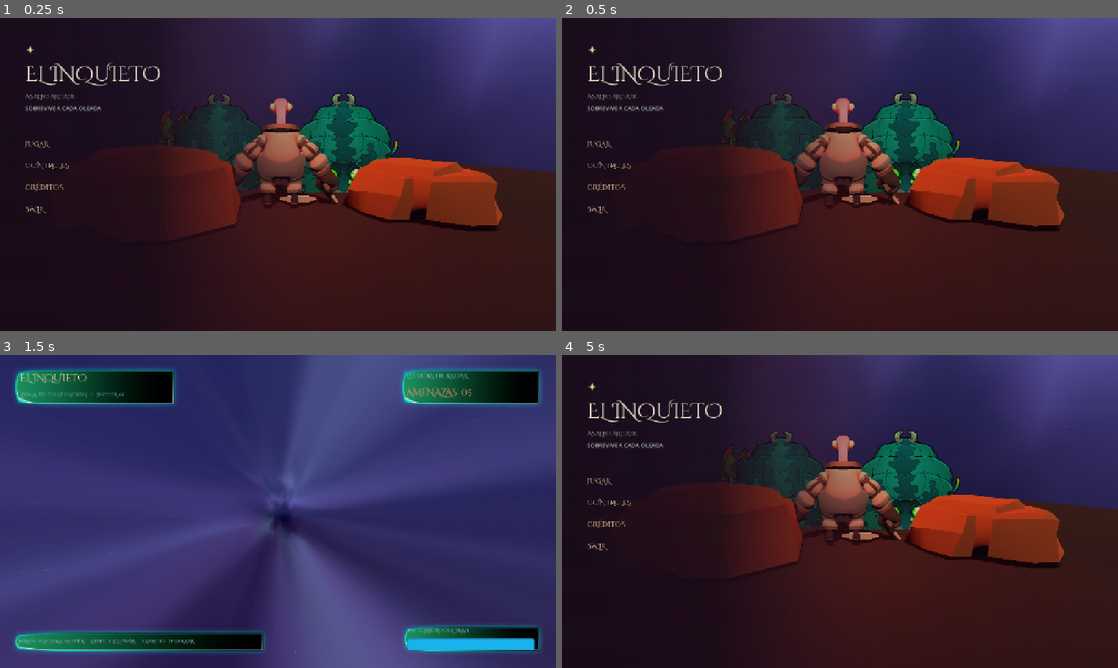
Above: before the commit, frames 1-4 (two rows, left to right).
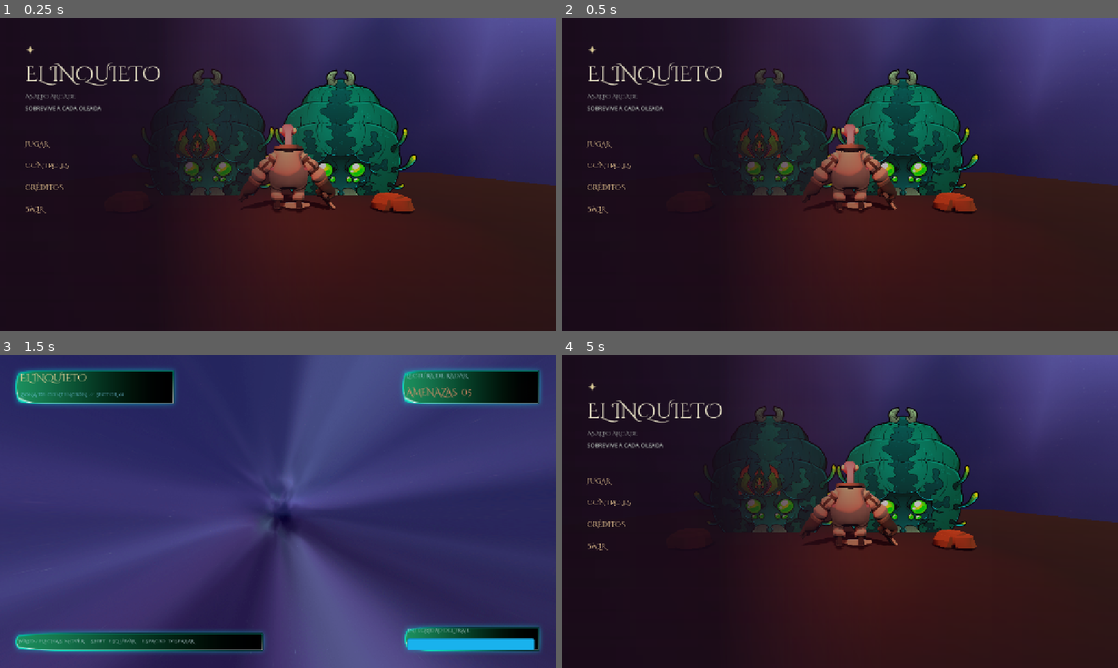
Above: after the commit, the same moments.

Repository: gabrielagudelo777-max/El-inquieto
Game: Godot game, scene res://escenas/main_menu.tscn
Two runs of this game, one before a commit and one after it. Both use one fixed random seed, a clock stepped at 60 frames per second and the inputs below.
Inputs (mouse positions are in pixels of both pictures, inside the frame that each line leads up to):
- Up to frame 1 (0.25 s): no input
- Up to frame 2 (0.5 s): no input
- Up to frame 3 (1.5 s): click "JUGAR" at 0.5 s; tap Enter at 1.25 s; move the mouse to (400, 495) at 1.27 s; hold D (move_right) from 1.28 s (still down); hold Ctrl (correr) from 1.28 s (still down)
- Up to frame 4 (5 s): tap Space (disparar) at 2 s; move the mouse to (728, 527) at 2.02 s; release D (move_right) at 2.03 s; release Ctrl (correr) at 2.03 s; hold S (move_back) 2.03-2.78 s; tap Shift (dash) at 2.1, 4.35 s; tap Enter at 2.75, 4.25 s; move the mouse to (895, 442) at 2.77 s; hold D (move_right) 2.78-3.53 s; hold Space (disparar) 2.78-3.53 s; move the mouse to (812, 574) at 3.52 s; hold W (move_forward) 3.53-4.28 s; tap Ctrl (correr) at 3.6 s; move the mouse to (1006, 558) at 4.27 s; hold A (move_left) from 4.28 s (still down); tap Escape (ui_cancel) at 4.9 s

The runs differ from the first frame. In frame 1, 15% of the frame differs, in the area x 25-100%, y 16-70%; in frame 2, 15%; in frame 3, nothing differs; in frame 4, 15%.

Commit message:
Ajustar portada y encuadre del menu

Diff:
--- a/escenas/main_menu.gd
+++ b/escenas/main_menu.gd
@@ -81,10 +81,10 @@
 	movimiento.tween_property(astronauta, "rotation:y", PI + deg_to_rad(5), 2.5)
 	movimiento.tween_property(astronauta, "rotation:y", PI - deg_to_rad(5), 2.5)
 	var movimiento_jefes := create_tween().set_loops()
-	movimiento_jefes.tween_property(jefe_izquierdo, "position:y", 1.65, 2.0)
-	movimiento_jefes.parallel().tween_property(jefe_derecho, "position:y", 1.55, 2.0)
-	movimiento_jefes.tween_property(jefe_izquierdo, "position:y", 1.45, 2.0)
-	movimiento_jefes.parallel().tween_property(jefe_derecho, "position:y", 1.35, 2.0)
+	movimiento_jefes.tween_property(jefe_izquierdo, "position:y", 2.75, 2.0)
+	movimiento_jefes.parallel().tween_property(jefe_derecho, "position:y", 2.7, 2.0)
+	movimiento_jefes.tween_property(jefe_izquierdo, "position:y", 2.55, 2.0)
+	movimiento_jefes.parallel().tween_property(jefe_derecho, "position:y", 2.5, 2.0)
 	var movimiento_nave := create_tween().set_loops()
 	movimiento_nave.tween_property(nave_derecha, "position:y", 2.85, 2.2)
 	movimiento_nave.tween_property(nave_derecha, "position:y", 2.65, 2.2)
--- a/escenas/main_menu.tscn
+++ b/escenas/main_menu.tscn
@@ -103,20 +103,20 @@
 transform = Transform3D(1, 0, 0, 0, 1, 0, 0, 0, 1, 1.8, -0.05, 0.35)
 
 [node name="Astronaut" parent="SubViewportContainer/SubViewport/EscenarioFondo" unique_id=2014831115 instance=ExtResource("10_astronaut")]
-transform = Transform3D(1.25, 0, 0, 0, 1.25, 0, 0, 0, 1.25, 1.2, 0, 0.5)
+transform = Transform3D(1.25, 0, 0, 0, 1.25, 0, 0, 0, 1.25, 1.5, 0, 0.5)
 rotation = Vector3(0, 3.141593, 0)
 
 [node name="JefeIzquierdo" type="Sprite3D" parent="SubViewportContainer/SubViewport/EscenarioFondo"]
-transform = Transform3D(1, 0, 0, 0, 1, 0, 0, 0, 1, -1.55, 1.45, -2.1)
+transform = Transform3D(1.25, 0, 0, 0, 1.25, 0, 0, 0, 1.25, -2.8, 2.55, -2.8)
 texture = ExtResource("11_boss_a")
-pixel_size = 0.011
+pixel_size = 0.014
 billboard = 1
 shaded = false
 
 [node name="JefeDerecho" type="Sprite3D" parent="SubViewportContainer/SubViewport/EscenarioFondo"]
-transform = Transform3D(1, 0, 0, 0, 1, 0, 0, 0, 1, 3.9, 1.35, -1.6)
+transform = Transform3D(1.25, 0, 0, 0, 1.25, 0, 0, 0, 1.25, 4.6, 2.5, -2.8)
 texture = ExtResource("18_boss_b")
-pixel_size = 0.011
+pixel_size = 0.014
 billboard = 1
 shaded = false
 
@@ -137,13 +137,13 @@
 rotation = Vector3(0, 0, 0.42)
 
 [node name="RocaIzquierda" parent="SubViewportContainer/SubViewport/EscenarioFondo" instance=ExtResource("22_rock")]
-transform = Transform3D(0.65, 0, 0, 0, 0.65, 0, 0, 0, 0.65, -2.4, -0.1, 1.2)
+transform = Transform3D(0.22, 0, 0, 0, 0.22, 0, 0, 0, 0.22, -5.0, -0.08, 0.4)
 
 [node name="RocaDerecha" parent="SubViewportContainer/SubViewport/EscenarioFondo" instance=ExtResource("22_rock")]
-transform = Transform3D(0.5, 0, 0, 0, 0.5, 0, 0, 0, 0.5, 5.15, -0.05, 1.0)
+transform = Transform3D(0.2, 0, 0, 0, 0.2, 0, 0, 0, 0.2, 5.7, -0.08, 0.4)
 
 [node name="Camera3D" type="Camera3D" parent="SubViewportContainer/SubViewport/EscenarioFondo" unique_id=1431531116]
-transform = Transform3D(1, 0, 0, 0, 0.99026805, 0.1391731, 0, -0.1391731, 0.99026805, 1.1, 1.8, 7.1)
+transform = Transform3D(1, 0, 0, 0, 0.9961947, 0.08715574, 0, -0.08715574, 0.9961947, 1.1, 2.0, 8.6)
 
 [node name="MenuPanel" type="Control" parent="." unique_id=1971913646]
 layout_mode = 1
